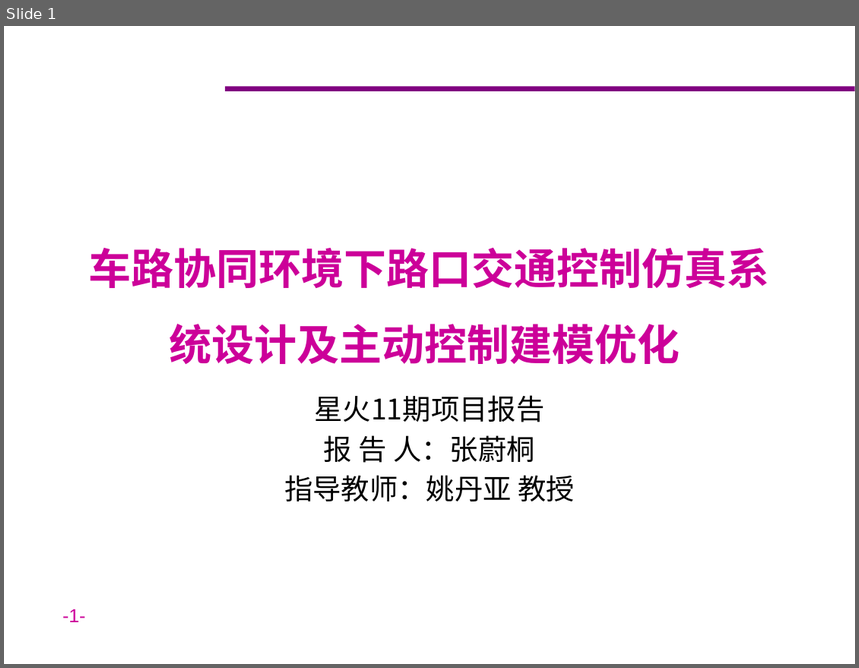
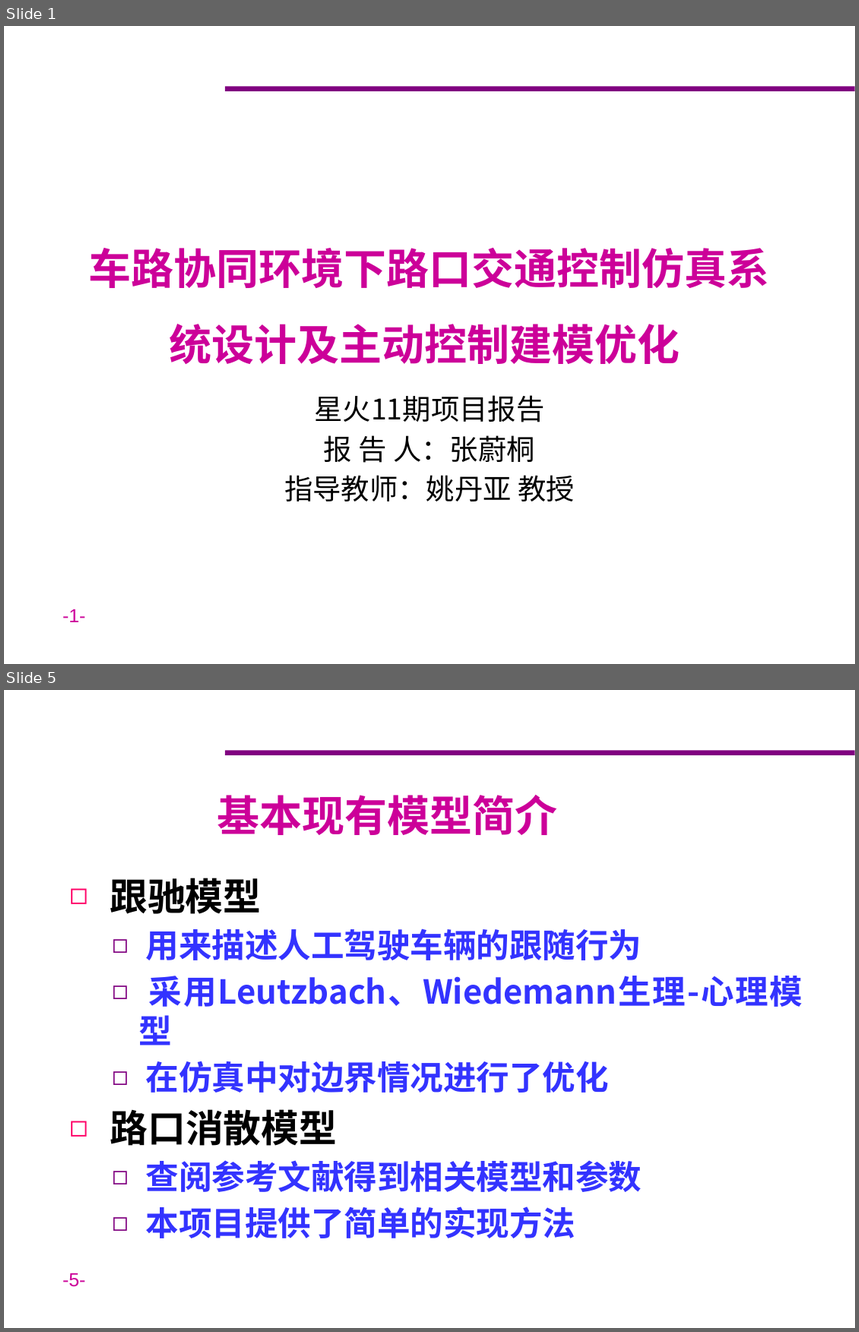
Before and after one commit to ZeroWeight/Traffic, a slide deck: pre/星火/finalreport.pptx. Shown one above the other, each under a label of ours: slide 1 before the commit, slides 1 and 5 after it; the slides between them are not shown. The pictures are 859x668 and 859x1332 pixels, drawn with LibreOffice and Linux fonts; fonts in the diff are those of the drawing; background and template pictures are left out. Boxes give left, top, right and bottom in pixels: in the first picture for what was removed or moved away, otherwise in the second. Text is boxed around its words. In the diff, an @@ line names an element or a change of style, - is before the commit and + after.

```diff
--- a/pre/星火/finalreport.pptx
+++ b/pre/星火/finalreport.pptx
@@ slide 5 added at [4, 690, 855, 1328], background #FFFFFF; not listed: 2 template elements that a slide beside it also shows @@
@@ title added at [217, 795, 557, 835], 36 pt, text #CC0099, bold @@
+基本现有模型简介
@@ text added at [110, 878, 804, 1239], 28 pt, text #3333FF, bold @@
+◻ 跟驰模型
+  ◻ 用来描述人工驾驶车辆的跟随行为
+  ◻ 采用Leutzbach、Wiedemann生理-心理模型
+  ◻ 在仿真中对边界情况进行了优化
+◻ 路口消散模型
+  ◻ 查阅参考文献得到相关模型和参数
+  ◻ 本项目提供了简单的实现方法
```
Also in this commit, not shown: 19 other slides added, 1 other file.
